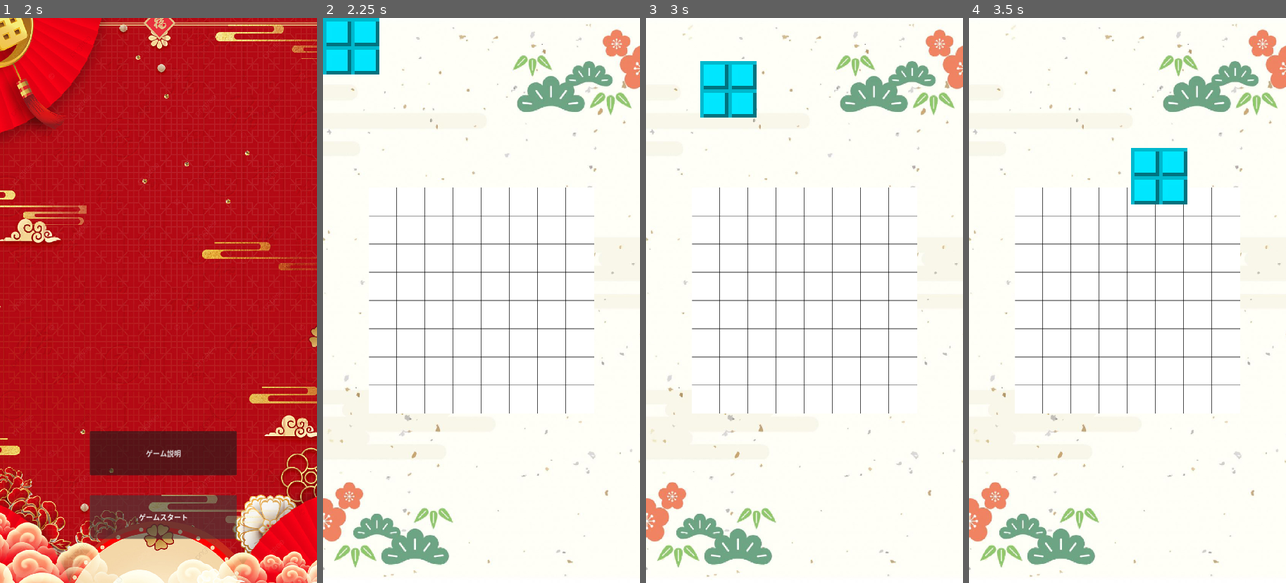
Above: before the commit, frames 1-4 (left to right).
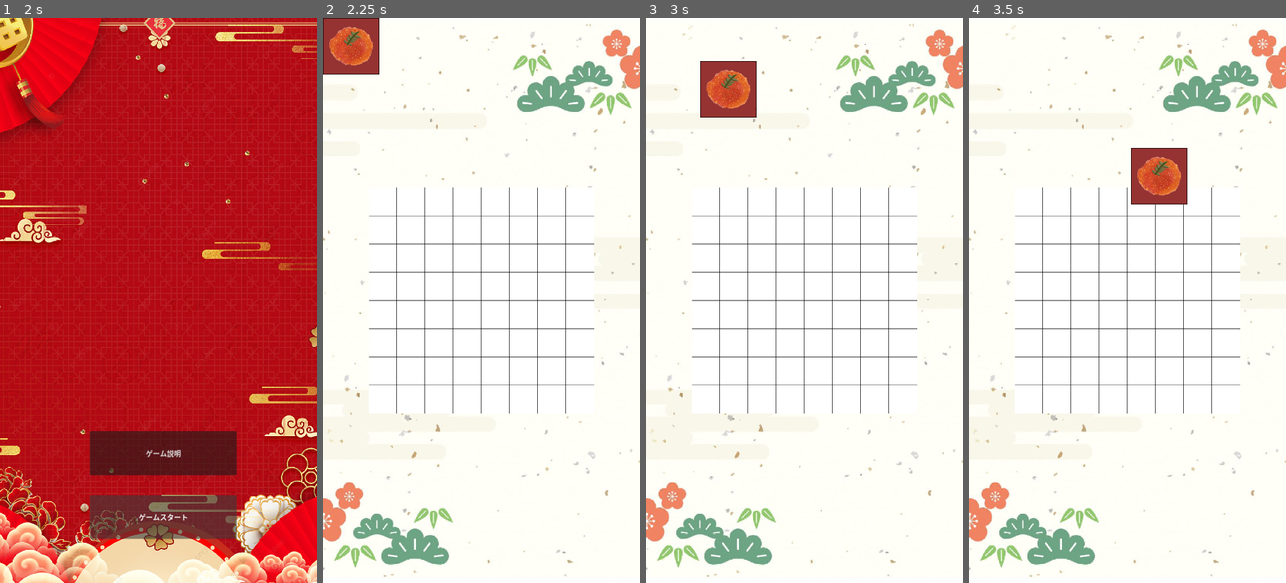
Above: after the commit, the same moments.

Repository: ojama-beans/OSECHI_PUZZLE
Game: Godot game, scene res://scenes/home.tscn
The game is run twice, just before and just after one commit, with the same random seed, the same clock (stepped at 60 frames per second) and the same inputs.
Inputs (mouse positions are in pixels of both pictures, inside the frame that each line leads up to):
- Up to frame 1 (2 s): click "ゲーム説明" at 0.5 s; click "ホームに戻る" at 1.25 s
- Up to frame 2 (2.25 s): click "ゲームスタート" at 2 s
- Up to frame 3 (3 s): tap Enter at 2.75 s; drag from (674, 46) to (836, 176) at 2.77 s
- Up to frame 4 (3.5 s): no input

Frame 1 is identical in both runs. In frame 2, 1.8% of the frame differs, in the area x 0-18%, y 0-10%; in frame 3, 1.8%; in frame 4, 1.8%.

Commit message:
osechi_1をいくらに差し替え

Diff:
--- a/scripts/game/main.gd
+++ b/scripts/game/main.gd
@@ -76,14 +76,14 @@
 
 func next_to_osechi() -> int:
 	var combo = 0
-	var pos_on_grid_modded = (_placed_osechi - Global.origin) / Global.osechi_size
+	var pos_as_index = (_placed_osechi - Global.origin) / Global.osechi_size
 	var shape = Global.osechi_shape[_placed_id]
 	# osechiの角の座標
 	var osechi = {
-		"left_top": pos_on_grid_modded,
-		"right_top": Vector2i(pos_on_grid_modded.x + shape[0].size(), pos_on_grid_modded.y),
-		"left_bottom": Vector2i(pos_on_grid_modded.x, pos_on_grid_modded.y + shape.size()),
-		"right_bottom": pos_on_grid_modded + Vector2i(shape[0].size(), shape.size())
+		"left_top": pos_as_index,
+		"right_top": Vector2i(pos_as_index.x + shape[0].size(), pos_as_index.y),
+		"left_bottom": Vector2i(pos_as_index.x, pos_as_index.y + shape.size()),
+		"right_bottom": pos_as_index + Vector2i(shape[0].size(), shape.size())
 	}
 	# 判定範囲の座標
 	var judge = {
--- a/scripts/osechi_1/osechi_1.gd
+++ b/scripts/osechi_1/osechi_1.gd
@@ -41,10 +41,10 @@
 			_on_grid = true
 
 func overlap(snapped_pos: Vector2) -> bool:
-	var pos_on_grid_modded = (Vector2i(snapped_pos) - Global.origin) / Global.osechi_size
+	var pos_as_index = (Vector2i(snapped_pos) - Global.origin) / Global.osechi_size
 	for i in _shape[0].size():
 		for j in _shape.size():
-			if _shape[i][j] != 0 and Global.grid[pos_on_grid_modded.y + i][pos_on_grid_modded.x + j] != 0:
+			if _shape[i][j] != 0 and Global.grid[pos_as_index.y + i][pos_as_index.x + j] != 0:
 				return true
 	return false
 
@@ -70,7 +70,7 @@
 			(-out_length <= pos_on_grid.y and pos_on_grid.y <= grid_end + out_length))
 
 func place_on_grid() -> void:
-	var pos_on_grid_modded = (Vector2i(position) - Global.origin) / Global.osechi_size
+	var pos_as_index = (Vector2i(position) - Global.origin) / Global.osechi_size
 	for i in _shape[0].size():
 		for j in _shape.size():
-			Global.grid[pos_on_grid_modded.y + i][pos_on_grid_modded.x + j] = _shape[i][j]
+			Global.grid[pos_as_index.y + i][pos_as_index.x + j] = _shape[i][j]
--- a/scripts/score.gd
+++ b/scripts/score.gd
@@ -3,11 +3,9 @@
 var score = 0
 var ratio = 1
 
-# Called when the node enters the scene tree for the first time.
 func _ready() -> void:
-	pass # Replace with function body.
+	pass
 
-# Called every frame. 'delta' is the elapsed time since the previous frame.
 func _process(delta: float) -> void:
 	pass
 
Binary file changed: assets/sprites/osechi/osechi_1.png
Not shown, changed: assets/sprites/osechi/osechi_1.png.import
Not shown: 1 places in scenes/osechi_1.tscn that only renumber resources
